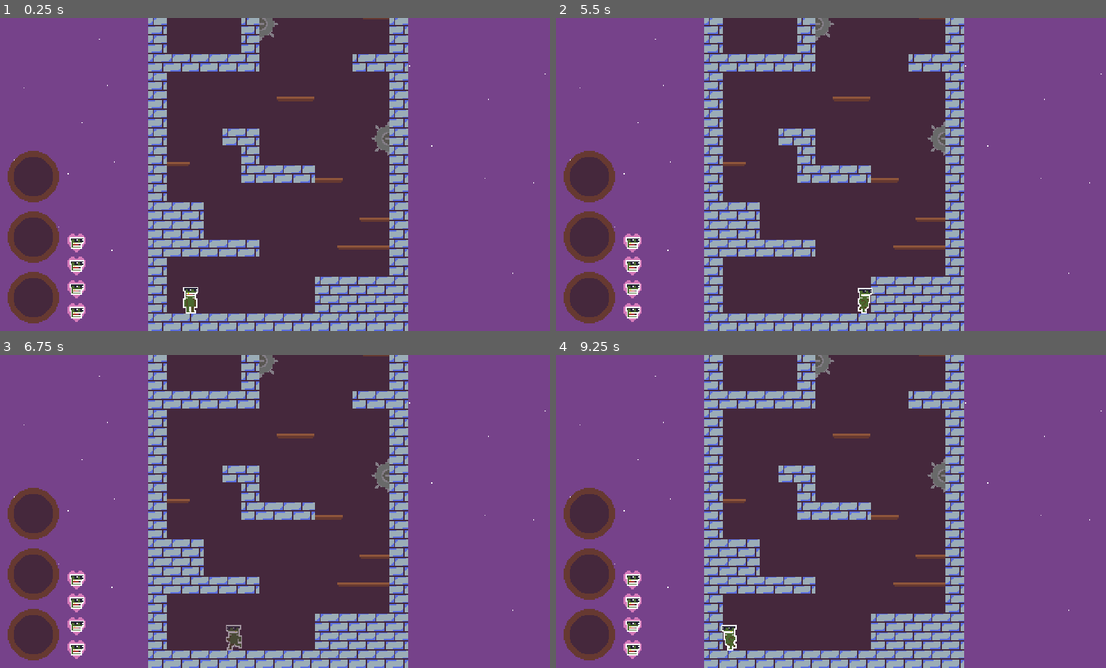
Above: before the commit, frames 1-4 (two rows, left to right).
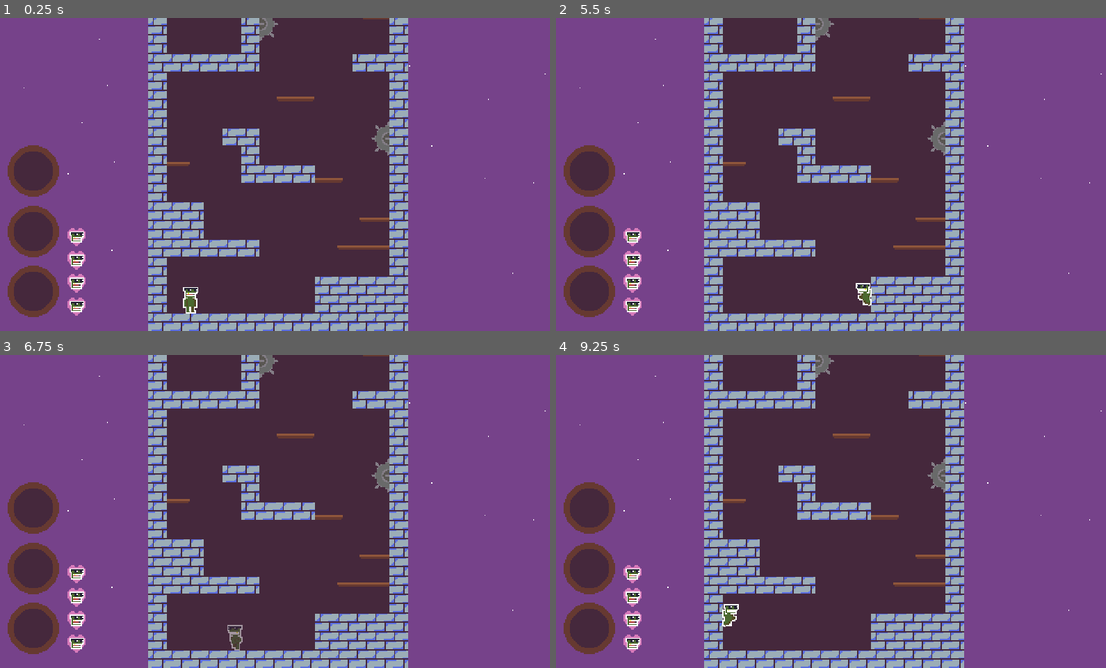
Above: after the commit, the same moments.

Repository: rthurmed/TorreDoAcrobata
Game: Godot game, scene res://src/World.tscn
Two runs of this game, one before a commit and one after it. Both use one fixed random seed, a clock stepped at 60 frames per second and the inputs below.
Inputs (mouse positions are in pixels of both pictures, inside the frame that each line leads up to; where the layout moved, square brackets give the same spot in the first picture):
- Up to frame 1 (0.25 s): no input
- Up to frame 2 (5.5 s): click (589, 171) [589, 177] at 0.5 s; click (589, 230) [589, 237] at 1.25 s; click (589, 290) [589, 296] at 2 s; tap Enter at 2.75 s; hold Right (ui_right) 2.78-4.28 s; tap Z (jump) at 2.85, 3.02, 3.32, 3.77, 3.8, 4.07, 4.35, 5.27, 5.3 s; tap G (godmode) at 3.6, 5.1 s; hold Left (ui_left) 4.28-5.03 s; hold Right (ui_right) from 5.03 s (still down)
- Up to frame 3 (6.75 s): tap Z (jump) at 5.57, 5.85, 6.02, 6.32 s; release Right (ui_right) at 6.53 s; hold Left (ui_left) from 6.53 s (still down); tap G (godmode) at 6.6 s
- Up to frame 4 (9.25 s): tap Z (jump) at 6.77, 6.8, 7.07, 7.35, 8.27, 8.3, 8.57, 8.85, 9.02 s; release Left (ui_left) at 7.28 s; hold Right (ui_right) 7.28-8.03 s; hold Left (ui_left) from 8.03 s (still down); tap G (godmode) at 8.1 s

The runs differ from the first frame. In frame 1, 2.6% of the frame differs, in the area x 1-16%, y 40-98%; in frame 2, 2.7%; in frame 3, 2.7%; in frame 4, 2.9%, in the area x 1-34%, y 40-98%.

Commit message:
Player UI on separated scene

Diff:
--- a/src/Player.gd
+++ b/src/Player.gd
@@ -16,8 +16,8 @@
 var is_holding_jump = false
 var is_able_to_jump = false
 
-var is_hability_walljump_enabled = false
-var is_hability_doublejump_enabled = false
+var is_hability_walljump_enabled = true
+var is_hability_doublejump_enabled = true
 
 var max_n_jumps = 1
 var timesjumped = 0
@@ -185,9 +185,7 @@
 		max_n_jumps = 2
 
 func update_life_ui():
-	for child_id in range(0, $CanvasLayer/LifeContainer.get_child_count()):
-		var child : TextureRect = $CanvasLayer/LifeContainer.get_child(child_id)
-		child.visible = child_id + 1 <= life
+	$PlayerUI.update_life_ui(life, max_life)
 
 func _on_JumpMaxHoldTimer_timeout():
 	is_holding_jump = false
--- a/src/Player.tscn
+++ b/src/Player.tscn
@@ -1,9 +1,8 @@
-[gd_scene load_steps=17 format=2]
+[gd_scene load_steps=16 format=2]
 
 [ext_resource path="res://assets/acrobata-Sheet.png" type="Texture" id=1]
 [ext_resource path="res://src/Player.gd" type="Script" id=2]
-[ext_resource path="res://assets/ui-slot.png" type="Texture" id=3]
-[ext_resource path="res://src/UI1Life.tscn" type="PackedScene" id=4]
+[ext_resource path="res://src/PlayerUI.tscn" type="PackedScene" id=5]
 
 [sub_resource type="AtlasTexture" id=1]
 atlas = ExtResource( 1 )
@@ -160,82 +159,7 @@
 anims/die = SubResource( 11 )
 anims/hit = SubResource( 12 )
 
-[node name="CanvasLayer" type="CanvasLayer" parent="."]
-
-[node name="SlotContainer" type="VBoxContainer" parent="CanvasLayer"]
-anchor_top = 1.0
-anchor_bottom = 1.0
-margin_left = 5.0
-margin_top = -157.0
-margin_right = 53.0
-margin_bottom = -5.0
-alignment = 2
-__meta__ = {
-"_edit_use_anchors_": false
-}
-
-[node name="SlotButton1" type="TextureButton" parent="CanvasLayer/SlotContainer"]
-margin_right = 48.0
-margin_bottom = 48.0
-texture_normal = ExtResource( 3 )
-
-[node name="SlotButton2" type="TextureButton" parent="CanvasLayer/SlotContainer"]
-margin_top = 52.0
-margin_right = 48.0
-margin_bottom = 100.0
-texture_normal = ExtResource( 3 )
-
-[node name="SlotButton3" type="TextureButton" parent="CanvasLayer/SlotContainer"]
-margin_top = 104.0
-margin_right = 48.0
-margin_bottom = 152.0
-texture_normal = ExtResource( 3 )
-
-[node name="LifeContainer" type="VBoxContainer" parent="CanvasLayer"]
-anchor_top = 1.0
-anchor_bottom = 1.0
-margin_left = 58.0
-margin_top = -184.0
-margin_right = 74.0
-margin_bottom = -8.0
-alignment = 2
-__meta__ = {
-"_edit_use_anchors_": false
-}
-
-[node name="UI1Life1" parent="CanvasLayer/LifeContainer" instance=ExtResource( 4 )]
-
-[node name="UI1Life2" parent="CanvasLayer/LifeContainer" instance=ExtResource( 4 )]
-margin_top = 20.0
-margin_bottom = 36.0
-
-[node name="UI1Life3" parent="CanvasLayer/LifeContainer" instance=ExtResource( 4 )]
-margin_top = 40.0
-margin_bottom = 56.0
-
-[node name="UI1Life4" parent="CanvasLayer/LifeContainer" instance=ExtResource( 4 )]
-margin_top = 60.0
-margin_bottom = 76.0
-
-[node name="UI1Life5" parent="CanvasLayer/LifeContainer" instance=ExtResource( 4 )]
-margin_top = 80.0
-margin_bottom = 96.0
-
-[node name="UI1Life6" parent="CanvasLayer/LifeContainer" instance=ExtResource( 4 )]
-margin_top = 100.0
-margin_bottom = 116.0
-
-[node name="UI1Life7" parent="CanvasLayer/LifeContainer" instance=ExtResource( 4 )]
-margin_top = 120.0
-margin_bottom = 136.0
-
-[node name="UI1Life8" parent="CanvasLayer/LifeContainer" instance=ExtResource( 4 )]
-margin_top = 140.0
-margin_bottom = 156.0
-
-[node name="UI1Life9" parent="CanvasLayer/LifeContainer" instance=ExtResource( 4 )]
-margin_top = 160.0
-margin_bottom = 176.0
+[node name="PlayerUI" parent="." instance=ExtResource( 5 )]
 [connection signal="timeout" from="JumpMaxHoldTimer" to="." method="_on_JumpMaxHoldTimer_timeout"]
 [connection signal="timeout" from="AfterDeathResetTimer" to="." method="_on_AfterDeathResetTimer_timeout"]
 [connection signal="timeout" from="AfterHitInvincibleTimer" to="." method="_on_AfterHitInvincibleTimer_timeout"]
--- /dev/null
+++ b/src/PlayerUI.gd
@@ -0,0 +1,9 @@
+extends CanvasLayer
+
+func update_life_ui(life, max_life):
+	var childs_n = $LifeContainer.get_child_count()
+	for child_id in range(0, childs_n):
+		var child : TextureRect = $LifeContainer.get_child(child_id)
+		var id = child_id + 1
+		child.visible = id <= max_life
+		child.modulate = "64ffffff" if id <= max_life - life else "ffffff"
--- /dev/null
+++ b/src/PlayerUI.tscn
@@ -0,0 +1,81 @@
+[gd_scene load_steps=4 format=2]
+
+[ext_resource path="res://assets/ui-slot.png" type="Texture" id=1]
+[ext_resource path="res://src/UI1Life.tscn" type="PackedScene" id=2]
+[ext_resource path="res://src/PlayerUI.gd" type="Script" id=3]
+
+[node name="PlayerUI" type="CanvasLayer"]
+script = ExtResource( 3 )
+
+[node name="SlotContainer" type="VBoxContainer" parent="."]
+anchor_top = 1.0
+anchor_bottom = 1.0
+margin_left = 5.0
+margin_top = -162.0
+margin_right = 53.0
+margin_bottom = -10.0
+alignment = 2
+__meta__ = {
+"_edit_use_anchors_": false
+}
+
+[node name="SlotButton1" type="TextureButton" parent="SlotContainer"]
+margin_right = 48.0
+margin_bottom = 48.0
+texture_normal = ExtResource( 1 )
+
+[node name="SlotButton2" type="TextureButton" parent="SlotContainer"]
+margin_top = 52.0
+margin_right = 48.0
+margin_bottom = 100.0
+texture_normal = ExtResource( 1 )
+
+[node name="SlotButton3" type="TextureButton" parent="SlotContainer"]
+margin_top = 104.0
+margin_right = 48.0
+margin_bottom = 152.0
+texture_normal = ExtResource( 1 )
+
+[node name="LifeContainer" type="VBoxContainer" parent="."]
+anchor_top = 1.0
+anchor_bottom = 1.0
+margin_left = 58.0
+margin_top = -189.0
+margin_right = 74.0
+margin_bottom = -13.0
+alignment = 2
+__meta__ = {
+"_edit_use_anchors_": false
+}
+
+[node name="UI1Life1" parent="LifeContainer" instance=ExtResource( 2 )]
+margin_top = 20.0
+margin_bottom = 36.0
+
+[node name="UI1Life2" parent="LifeContainer" instance=ExtResource( 2 )]
+margin_top = 40.0
+margin_bottom = 56.0
+
+[node name="UI1Life3" parent="LifeContainer" instance=ExtResource( 2 )]
+margin_top = 60.0
+margin_bottom = 76.0
+
+[node name="UI1Life4" parent="LifeContainer" instance=ExtResource( 2 )]
+margin_top = 80.0
+margin_bottom = 96.0
+
+[node name="UI1Life5" parent="LifeContainer" instance=ExtResource( 2 )]
+margin_top = 100.0
+margin_bottom = 116.0
+
+[node name="UI1Life6" parent="LifeContainer" instance=ExtResource( 2 )]
+margin_top = 120.0
+margin_bottom = 136.0
+
+[node name="UI1Life7" parent="LifeContainer" instance=ExtResource( 2 )]
+margin_top = 140.0
+margin_bottom = 156.0
+
+[node name="UI1Life8" parent="LifeContainer" instance=ExtResource( 2 )]
+margin_top = 160.0
+margin_bottom = 176.0
